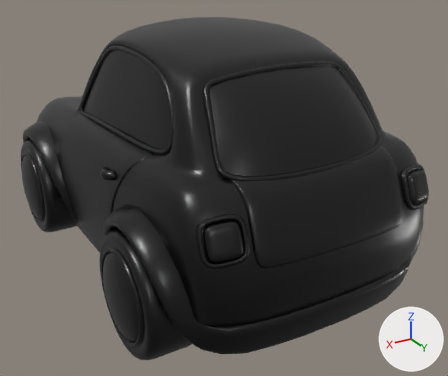
What one commit did to the glTF model car2.glb.
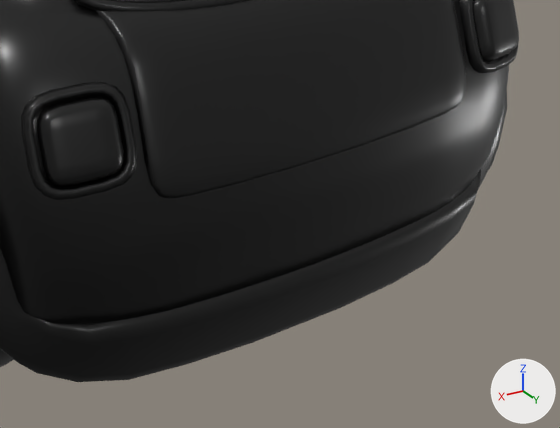
Each version appears first whole from a 50 mm lens placed at (2.45, 4.55, 3.07), pointed at (-0.14, 0.23, 0.91), and next in a close-up on the part from 41% to 100% of the width and 47% to 100% of the height. The axes (+X, +Y, +Z) are drawn at lower right. The lights are the same throughout. Vertices at the same position are counted once.

In view in the first close-up: 'carH'.
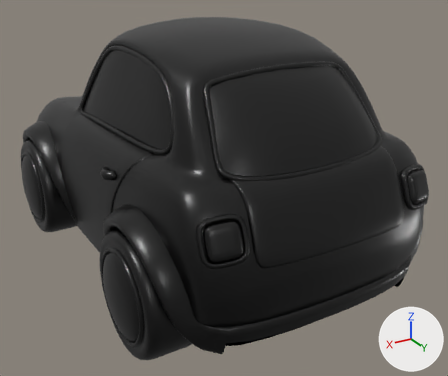
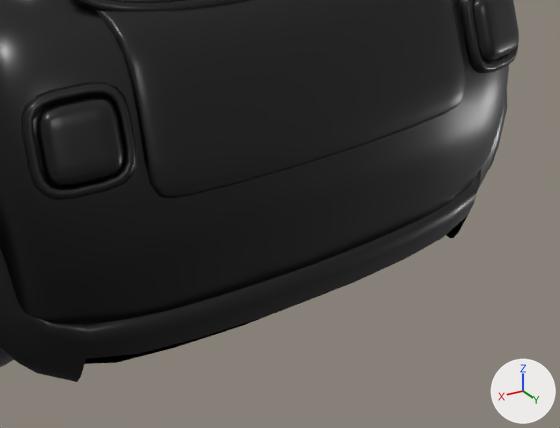
What differs and where, as boxes (x1, y1, x2, y2) in the close-ups (560 x 428 px):
part 1 of me_mesh_0, deleted (black)
    before: (78, 217, 467, 382)

What the commit changed:
me_mesh_0 is used by ob_carh; location (0.0, 0.0, 0.0).
me_mesh_0 had 9510 vertices, 16776 faces and spanned x -1.26..1.26, y -2.03..1.93, z 0.27..2.35.
me_mesh_0 now has 9482 vertices, 16696 faces and spans x -1.26..1.26, y -2.03..1.93, z 0.27..2.35.
Part 1, on me_mesh_0:
28 vertices are removed from x -0.62..0.62, y 1.74..1.85, z 0.46..0.51.
80 faces are deleted.
